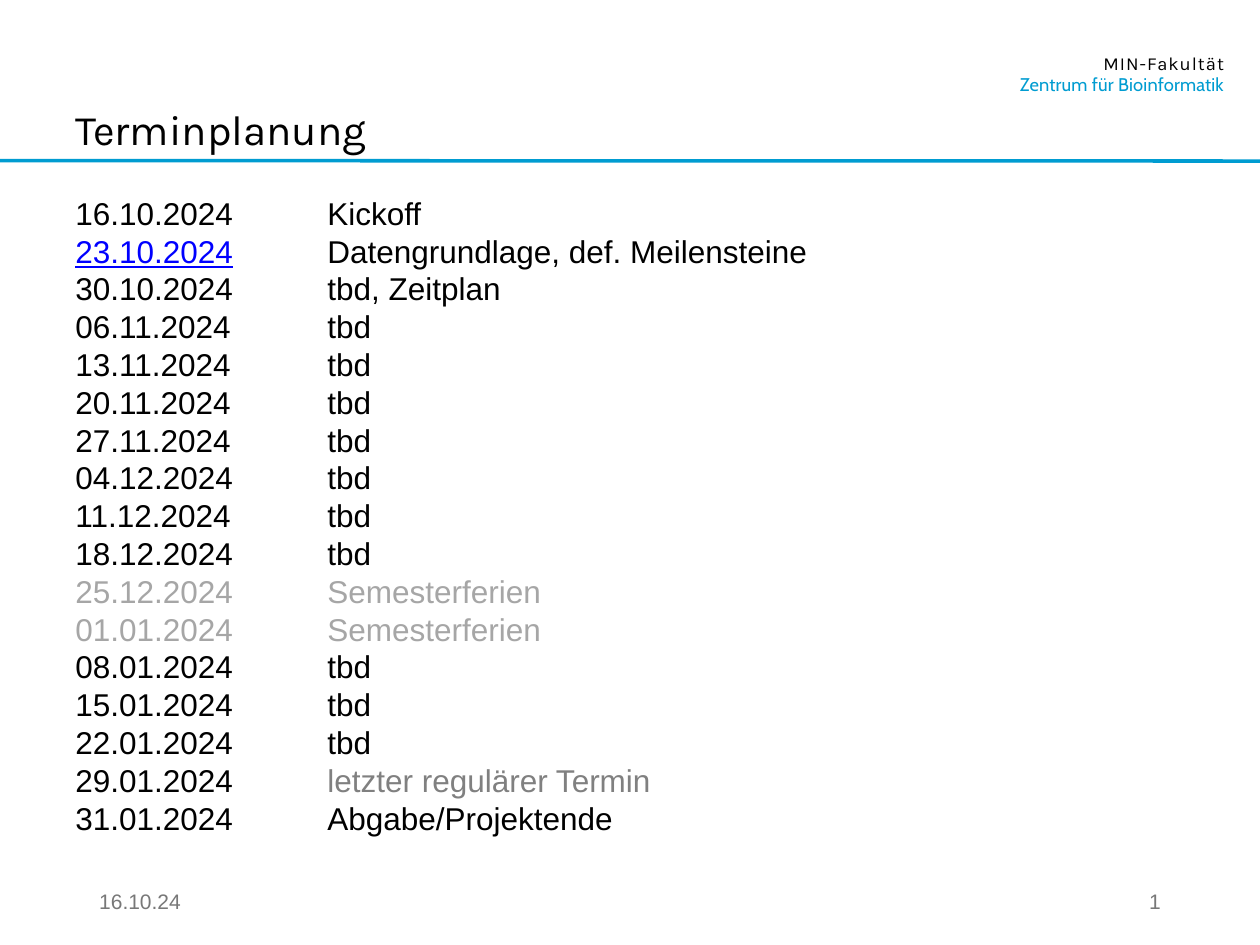
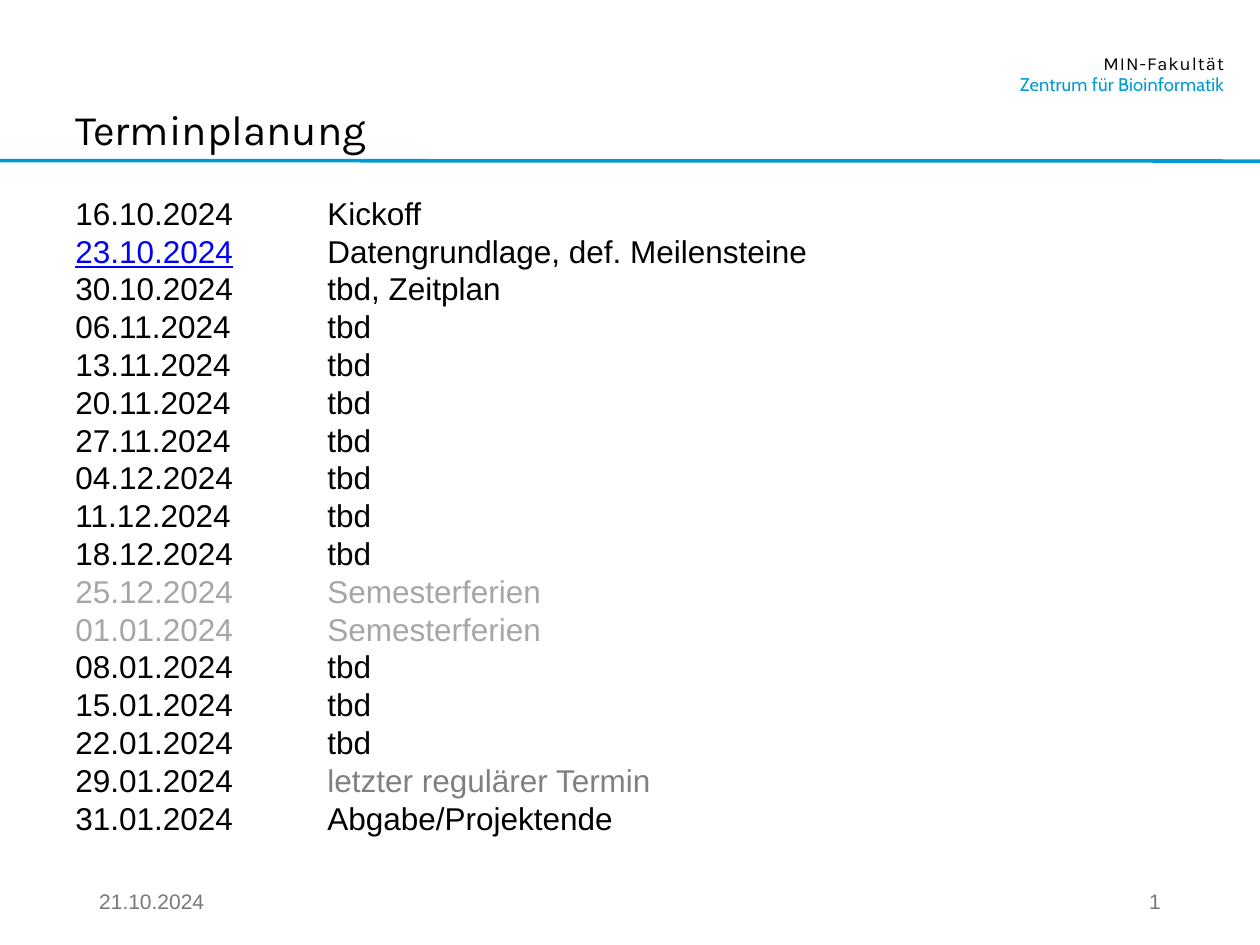
Before and after one commit to Mikkoko112/TLDHamburg, a slide deck: slide 2 of CiS-Projekt.pptx. Drawn at 1260x945 pixels with LibreOffice and Linux fonts; fonts in the diff are those of the drawing; background and template pictures are left out. Boxes give left, top, right and bottom in pixels: in the first picture for what was removed or moved away, otherwise in the second. Text is boxed around its words. In the diff, an @@ line names an element or a change of style, - is before the commit and + after.

```diff
--- a/CiS-Projekt.pptx
+++ b/CiS-Projekt.pptx
@@ text at (99, 894, 204, 909): text changed @@
-16.10.24
+21.10.2024
```
Also in this commit, not shown: 5 other slides changed, 6 slides added.
